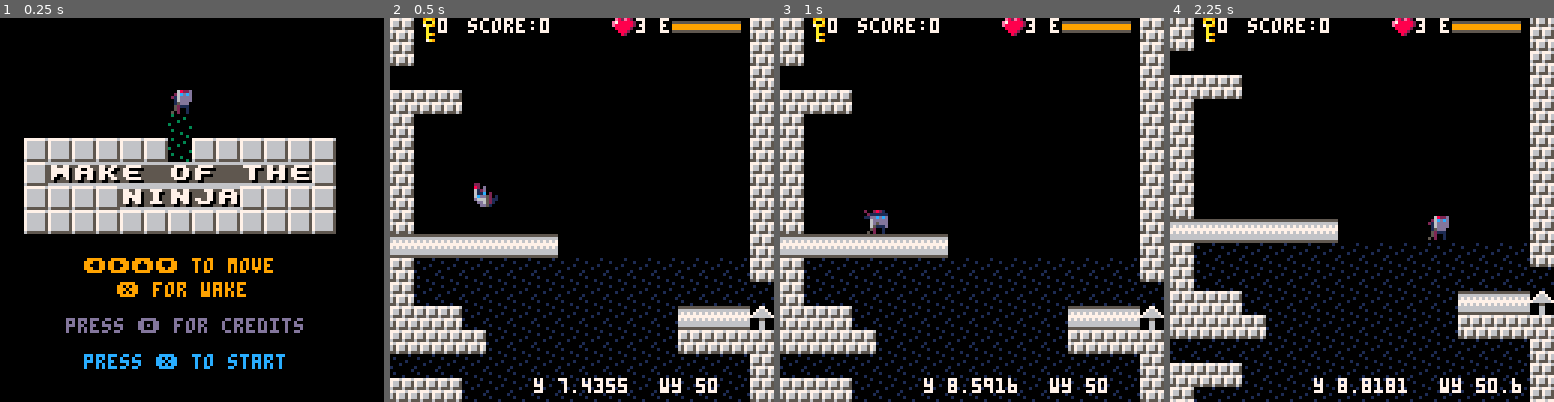
Above: before the commit, frames 1-4 (left to right).
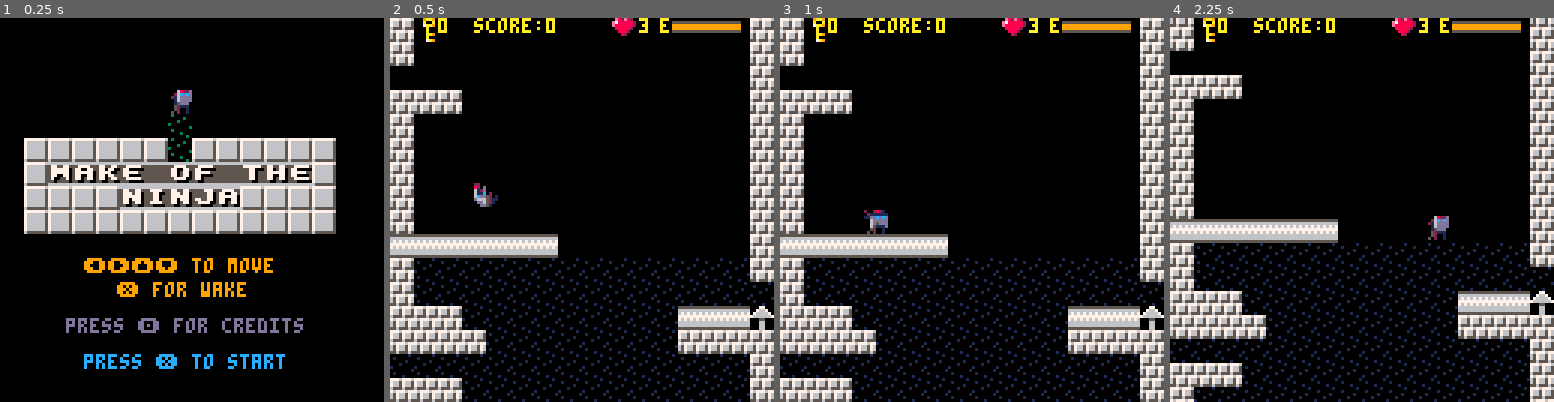
Above: after the commit, the same moments.

Repository: ggaughan/wake-of-the-ninja
Game: PICO-8 cartridge wakey.p8
Two runs of this game, one before a commit and one after it. Both use one fixed random seed, a clock stepped at 60 frames per second and the inputs below.
Inputs:
- Up to frame 1 (0.25 s): no input
- Up to frame 2 (0.5 s): tap X (X key) at 0.33 s
- Up to frame 3 (1 s): tap O (Z key) at 0.7 s
- Up to frame 4 (2.25 s): tap X (X key) at 1.07, 1.85 s; hold Right 1.6-2.1 s; tap O (Z key) at 1.7, 2.1 s; hold Up from 2.15 s (still down)

Frame 1 is identical in both runs. In frame 2, 1.5% of the frame differs, in the area x 12-86%, y 0-98%; in frame 3, 1.5%; in frame 4, 1.6%, in the area x 12-92%, y 0-98%.

Commit message:
Refactor update

Diff:
--- a/wakey.p8
+++ b/wakey.p8
@@ -47,8 +47,8 @@
 enemy_limit = 3
 
 key_homes = {{12,10},{9,4},{6,4},{3,10},{3,6},{6,8},{9,8},{12,6},{3,8},{6,6},{9,6},{12,8},{12,4},{9,10},{6,10},{3,4}}
-drain_rate = 1/8
-drain_noise_freq = 8
+drain_rate = 1/8  -- todo relate to w_h and given time?
+drain_noise_freq = 8 -- "
 key_seq = {
 	{10,7},
 	{11,6},
@@ -129,7 +129,7 @@
 	-- centre quad
 	{10,11,6,7},
 }
-if (debug) printh("durer:"..#key_seq)
+if (assert_durer) printh("durer:"..#key_seq)
 key_seq_dur = 0.8  -- seconds each
 
 w_h = 1000
@@ -167,8 +167,8 @@
 if debug then
 	w_h = 100
 	max_ledge_gap = 10
-	--key_seq_dur = 0.1
-	drain_rate = 1/2
+	key_seq_dur = 0.1
+	--drain_rate = 1/2
 --w_g_y = 0
 end
 
@@ -482,6 +482,7 @@
 end
 
 function update_map()
+ -- for dynamic map changes
 	if pl.room == nil then
 	 -- note: extra top row for smooth upward scroll
 	 for y=0,16 do
@@ -509,11 +510,10 @@
 			end
 		end
 	else
-	 local rx=pl.room[1]
-	 local ry=pl.room[2]
-
 	 -- if end-game, drain the room
 	 if draining_sequence != nil then
+		 local rx=pl.room[1]
+		 local ry=pl.room[2]
 			for iw=0,14 do
 				if wy+16-iw < water_level then
 				 --printh("d:"..wy+ry-iw.." "..water_level)
@@ -525,32 +525,6 @@
 				end
 			end
 	 end
-	 -- todo skip if already done?
-	 -- move to player_move_room?
-	 -- hide keys already collected
-	 for xx=0,15 do
-	 	for yy=0,15 do
-	 		if mget(rx+xx,ry+yy) == 30 then --key
-	 			-- note: +2 digits to right
-	 			local key = get_key_from_map(rx+xx+1,ry+yy)
-	 			if key != nil then
-	 				--printh("k="..key)
-	  			if durer_keys[key] or pl.keys[key] then
-							local y_w = ceil(wy)
-	  				-- hide: already picked up
-	  				--local replace = y_w - yy > water_level and w_water_brick or 0
-	  				--local replace = y_w + yy > water_level and w_water_brick or 0
-	  				local replace = wy + yy > water_level and w_water_brick or 0
-	  				--printh(replace.." "..y_w.."+"..yy.." "..water_level+1)
-			 			mset(rx+xx,ry+yy, replace)
-			 			mset(rx+xx+1,ry+yy, replace)
-		  			mset(rx+xx+2,ry+yy, replace)
-		  		end
-		  	-- todo assert: key number expected alongside key
-	  		end
-	 		end
-	 	end
-	 end
 	end
 end
 
@@ -584,11 +558,7 @@
  control_player(pl)
  update_enemies()
 
- -- todo skip if not changed
- -- todo skip if in other room
  update_map()
-
- --scroll_tile(10)
 
  purge_enemies()
  spawn_enemies()
@@ -597,6 +567,7 @@
 
  player_move_room()
 
+ -- todo move to update_map()?
  if draining_sequence != nil then
   if water_level < w_h then
 	 	water_level += drain_rate
@@ -724,6 +693,13 @@
 
 function draw_room()
  pal(3,1)  -- blue water (spr 10)
+
+	if durer_sequence == -1 then
+  if water_level < w_h then
+			scroll_tile(10)
+		end
+	end
+
 	if pl.room == nil then
 		-- smooth upward scroll by extra top row with -ve offset
 	 map(0,0,0,-(1-(ceil(wy)-wy))*8,16,17)
@@ -915,14 +891,14 @@
  rectfill(8,0, 118,5, 0)
 
 	spr(30, 9,0, 1,1,false,true)
-	print(pl.key_count, 16,0,7)
-
- print("score:"..points,26,0,7)  -- in k
+	print(pl.key_count, 16,0,10)
+
+ print("score:"..points,28,0,10)  -- in k
 
 	spr(64, 74,-1)
-	print(pl.lives, 82,0,7)
-
- print("e",90,0,7)
+	print(pl.lives, 83,0,10)
+
+ print("e",90,0,10)
  rectfill(94,1, 94+22,4, 5)
  rectfill(94,2, 94+(pl.energy/max_energy)*22,3, pl.energy < low_energy and 8 or 9)
 
@@ -932,8 +908,8 @@
 	 --local _test_y = solid_a(pl, 0, pl.dy)
 
 	 --print("x "..pl.x,0,120,7)
-	 print("y "..pl.y,48,120,7)
-	 print("wy "..wy,90,120,7)
+	 --print("y "..pl.y,48,120,7)
+	 --print("wy "..wy,90,120,7)
 
 		----print("c "..ceil(wy)-wy, 10,1,7)
 
@@ -1264,10 +1240,12 @@
 			end
 			if pl.room != nil then
 				--printh(">"..pl.y.." "..scroll_y.." +"..pl.dy)
+			 local rx=pl.room[1]
+			 local ry=pl.room[2]
 				pl.y += scroll_y
 				wy -= scroll_y
 				pl.x = x
-				if pl.room[1]==0 and pl.room[2]==16 then
+				if rx==0 and ry==16 then
 					if enter_durer() then
 					 if durer_sequence == nil and is_complete() then
 					 	-- move to end game animation mode
@@ -1276,13 +1254,39 @@
 								if (sound) music(21)
 						end
 					end
-				end
-				if pl.room[1]==0 and pl.room[2]==0 then
+				elseif rx==0 and ry==0 then
 					-- game over
 					if (sound) music(0)
 					--if (sound) sfx(s_start)
 					_update = _update_success
 					_draw = _draw_success
+				else
+				 -- todo skip if already done?
+				 -- move to player_move_room?
+				 -- hide keys already collected
+				 for xx=0,15 do
+				 	for yy=0,15 do
+				 		if mget(rx+xx,ry+yy) == 30 then --key
+				 			-- note: +2 digits to right
+				 			local key = get_key_from_map(rx+xx+1,ry+yy)
+				 			if key != nil then
+				 				--printh("k="..key)
+				  			if durer_keys[key] or pl.keys[key] then
+										local y_w = ceil(wy)
+				  				-- hide: already picked up
+				  				--local replace = y_w - yy > water_level and w_water_brick or 0
+				  				--local replace = y_w + yy > water_level and w_water_brick or 0
+				  				local replace = wy + yy > water_level and w_water_brick or 0
+				  				--printh(replace.." "..y_w.."+"..yy.." "..water_level+1)
+						 			mset(rx+xx,ry+yy, replace)
+						 			mset(rx+xx+1,ry+yy, replace)
+					  			mset(rx+xx+2,ry+yy, replace)
+					  		end
+					  	-- todo assert: key number expected alongside key
+				  		end
+				 		end
+				 	end
+				 end
 				end
  		else
 				assert(false, "expected a room at "..flr(y))
